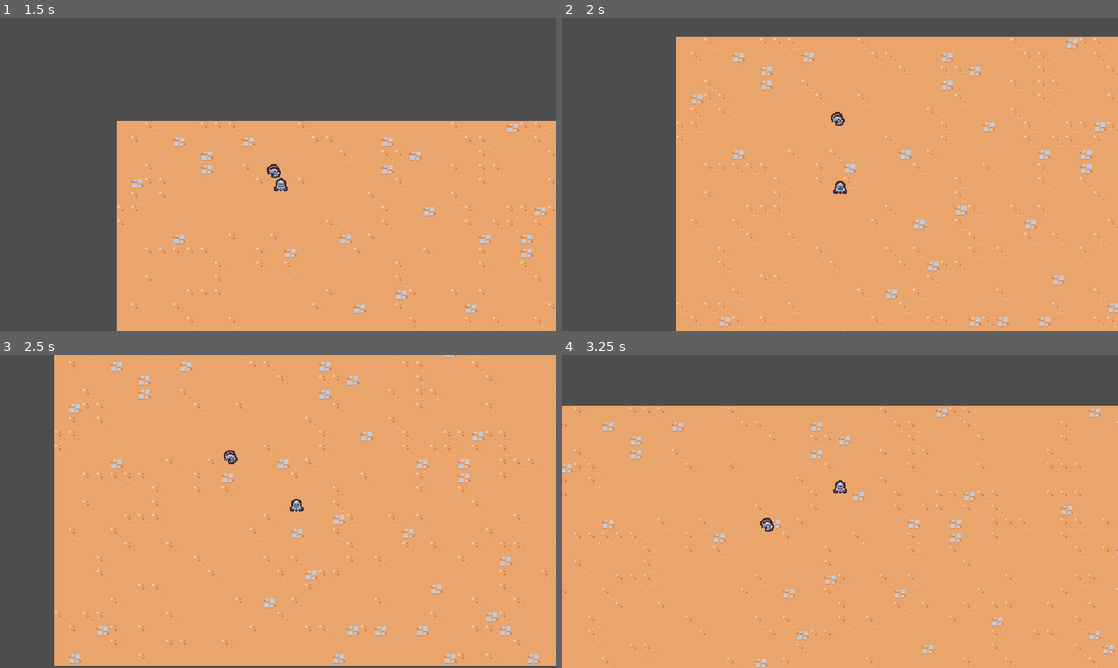
Above: before the commit, frames 1-4 (two rows, left to right).
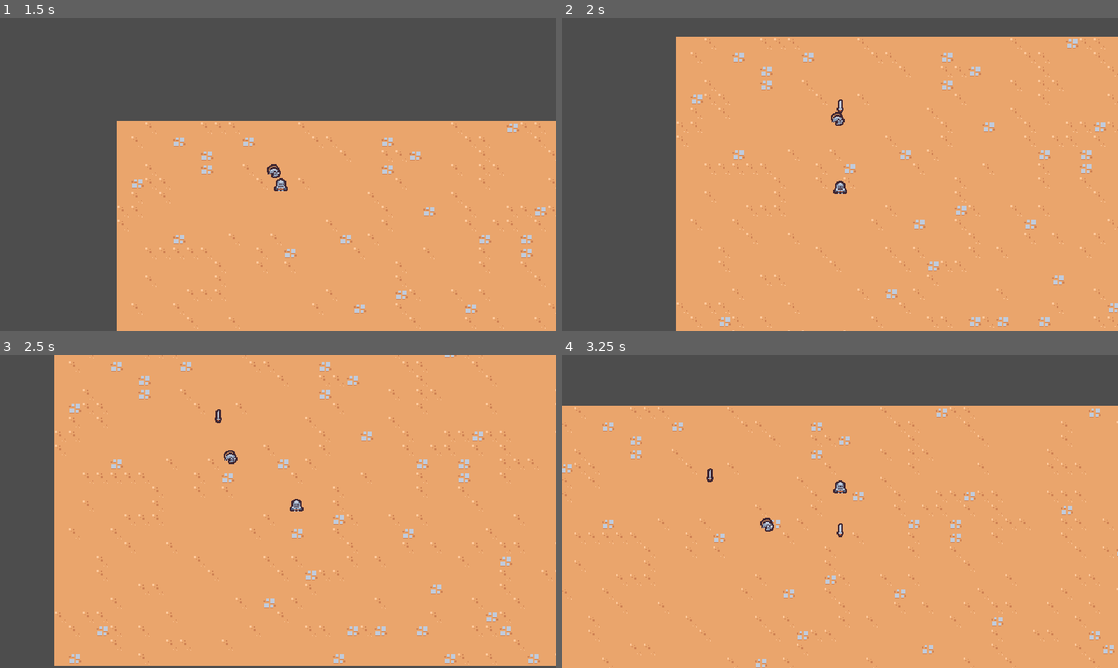
Above: after the commit, the same moments.

Repository: afarber/2DSurvivorsCourse
Game: Godot game, scene res://scenes/main/main.tscn
Two runs of this game, one before a commit and one after it. Both use one fixed random seed, a clock stepped at 60 frames per second and the inputs below.
Inputs:
- Up to frame 1 (1.5 s): hold D (move_right) 0.53-1.28 s; hold S (move_down) from 1.28 s (still down)
- Up to frame 2 (2 s): keep holding S (move_down)
- Up to frame 3 (2.5 s): release S (move_down) at 2.03 s; hold D (move_right) from 2.03 s (still down)
- Up to frame 4 (3.25 s): release D (move_right) at 2.78 s; hold W (move_up) from 2.78 s (still down)

Frame 1 is identical in both runs. In frame 2, less than 0.1% of the frame differs, in the area x 49-51%, y 26-31%; in frame 3, less than 0.1%; in frame 4, less than 0.1%, in the area x 26-51%, y 36-59%.

Commit message:
Instantiate a sword every 1.5s at the player position

Diff:
--- /dev/null
+++ b/scenes/ability/sword_ability/sword_ability.tscn
@@ -0,0 +1,9 @@
+[gd_scene load_steps=2 format=3 uid="uid://cxs0hnx6526cp"]
+
+[ext_resource type="Texture2D" uid="uid://b4uhlvh3iufin" path="res://scenes/ability/sword_ability/sword.png" id="1_ypdsk"]
+
+[node name="SwordAbility" type="Node2D"]
+
+[node name="Sprite2D" type="Sprite2D" parent="."]
+texture = ExtResource("1_ypdsk")
+offset = Vector2(2.08165e-12, -4)
--- /dev/null
+++ b/scenes/ability/sword_ability_controller/sword_ability_controller.gd
@@ -0,0 +1,19 @@
+extends Node
+
+
+@export var sword_ability:PackedScene
+
+
+# Called when the node enters the scene tree for the first time.
+func _ready():
+	$Timer.timeout.connect(on_timer_timeout)
+
+
+func on_timer_timeout():
+	var player_node = get_tree().get_first_node_in_group("player") as Node2D
+	if player_node == null:
+		return
+
+	var sword_instance = sword_ability.instantiate() as Node2D
+	player_node.get_parent().add_child(sword_instance)
+	sword_instance.global_position = player_node.global_position
--- /dev/null
+++ b/scenes/ability/sword_ability_controller/sword_ability_controller.tscn
@@ -0,0 +1,12 @@
+[gd_scene load_steps=3 format=3 uid="uid://2noo3oriqhsy"]
+
+[ext_resource type="Script" path="res://scenes/ability/sword_ability_controller/sword_ability_controller.gd" id="1_meo7j"]
+[ext_resource type="PackedScene" uid="uid://cxs0hnx6526cp" path="res://scenes/ability/sword_ability/sword_ability.tscn" id="2_4bin6"]
+
+[node name="SwordAbilityController" type="Node"]
+script = ExtResource("1_meo7j")
+sword_ability = ExtResource("2_4bin6")
+
+[node name="Timer" type="Timer" parent="."]
+wait_time = 1.5
+autostart = true
--- a/scenes/basic_enemy/basic_enemy.gd
+++ b/scenes/basic_enemy/basic_enemy.gd
@@ -18,4 +18,7 @@
 
 func get_direction_to_player():
 	var player_node = get_tree().get_first_node_in_group("player") as Node2D
-	return (player_node.global_position - global_position).normalized() if player_node != null else Vector2.ZERO
+	if player_node == null:
+		return Vector2.ZERO
+
+	return (player_node.global_position - global_position).normalized()
--- a/scenes/game_camera/game_camera.gd
+++ b/scenes/game_camera/game_camera.gd
@@ -16,7 +16,8 @@
 
 
 func acquire_target():
-	var player_nodes = get_tree().get_nodes_in_group("player")
-	if player_nodes.size() > 0:
-		var player = player_nodes[0] as Node2D
-		target_position = player.global_position
+	var player_node = get_tree().get_first_node_in_group("player") as Node2D
+	if player_node == null:
+		return
+
+	target_position = player_node.global_position
--- a/scenes/player/player.tscn
+++ b/scenes/player/player.tscn
@@ -1,13 +1,18 @@
-[gd_scene load_steps=4 format=3 uid="uid://dmyld1mxq52xc"]
+[gd_scene load_steps=5 format=3 uid="uid://dmyld1mxq52xc"]
 
 [ext_resource type="Script" path="res://scenes/player/player.gd" id="1_fg0cj"]
 [ext_resource type="Texture2D" uid="uid://cicrmd50i50gp" path="res://scenes/player/player.png" id="1_xwm5a"]
+[ext_resource type="PackedScene" uid="uid://2noo3oriqhsy" path="res://scenes/ability/sword_ability_controller/sword_ability_controller.tscn" id="2_e0egk"]
 
 [sub_resource type="CircleShape2D" id="CircleShape2D_hu6ep"]
 radius = 5.0
 
 [node name="Player" type="CharacterBody2D" groups=["player"]]
 script = ExtResource("1_fg0cj")
+
+[node name="AbilityManager" type="Node" parent="."]
+
+[node name="SwordAbilityController" parent="AbilityManager" instance=ExtResource("2_e0egk")]
 
 [node name="Sprite2D" type="Sprite2D" parent="."]
 texture = ExtResource("1_xwm5a")
Binary file added: scenes/ability/sword_ability/sword.png
Not shown, added: scenes/ability/sword_ability/sword.png.import
Binary file changed: screenshot.png
